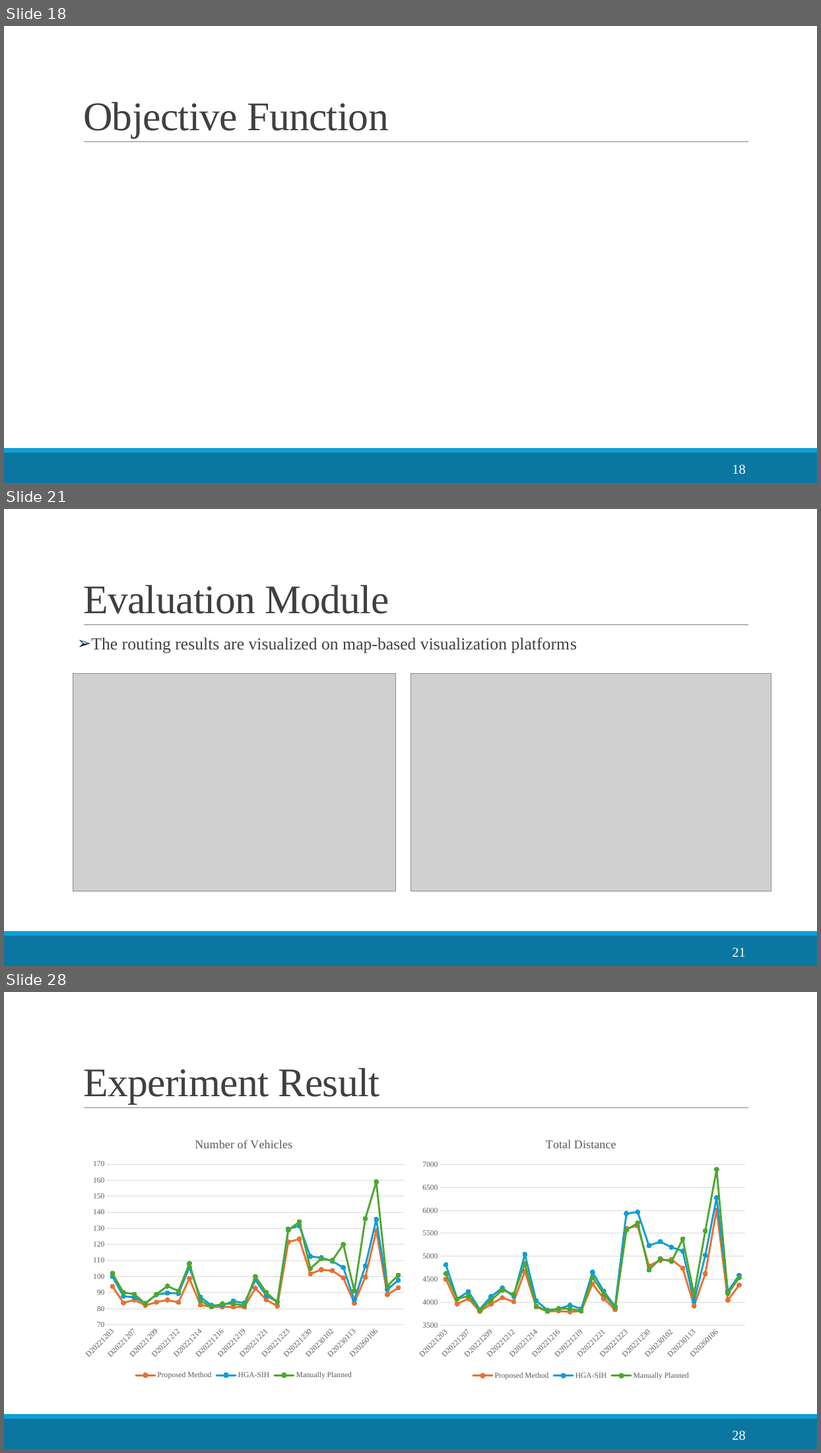
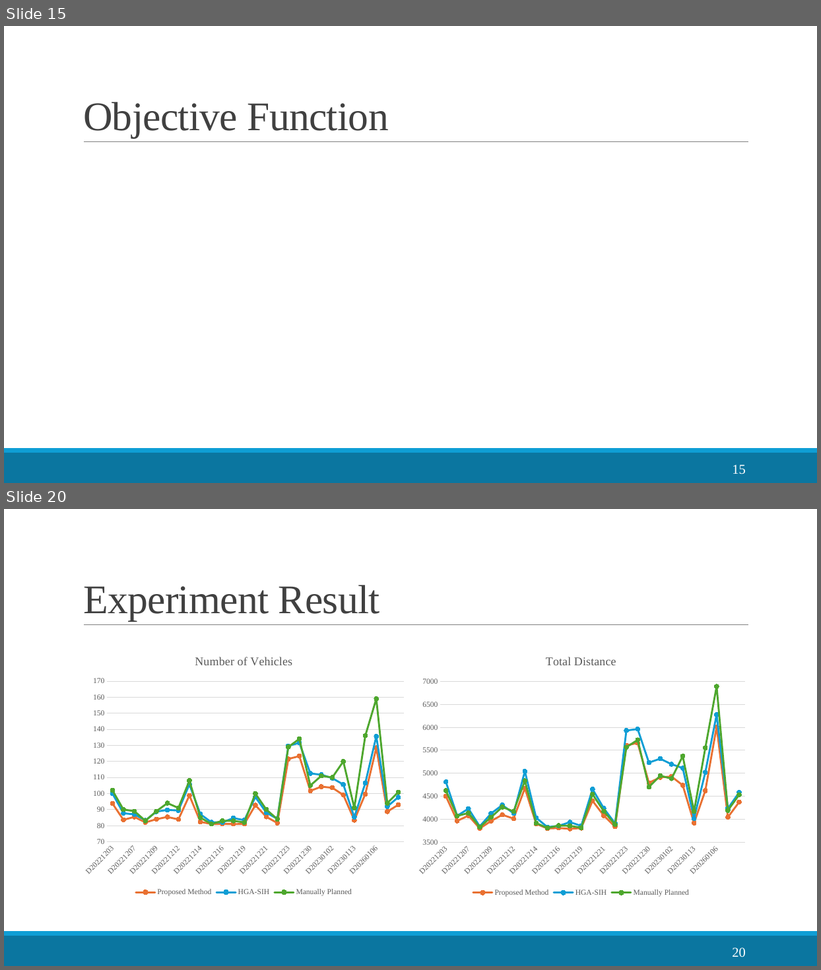
Before and after one commit to LloydGain/114_NTUT_Thesis, a slide deck: docs/thesis/114_楊宏傑_TCSE.pptx. Shown one above the other, each under a label of ours: slides 18, 21 and 28 before the commit, slides 15 and 20 after it; the slides between them are not shown. The pictures are 821x1453 and 821x970 pixels, drawn with LibreOffice and Linux fonts; fonts in the diff are those of the drawing; grey boxes stand for pictures. Boxes give left, top, right and bottom in pixels: in the first picture for what was removed or moved away, otherwise in the second. Text is boxed around its words. In the diff, an @@ line names an element or a change of style, - is before the commit and + after.

```diff
--- a/docs/thesis/114_楊宏傑_TCSE.pptx
+++ b/docs/thesis/114_楊宏傑_TCSE.pptx
@@ slide 21 removed at [4,509,817,966], background #FFFFFF; not listed: 3 template elements that a slide beside it also shows @@
@@ title removed at [83,585,389,614] @@
-Evaluation Module
@@ text removed at [91,638,577,653] @@
-➢ The routing results are visualized on map-based visualization platforms
@@ picture removed at [73,674,395,891] @@
@@ picture removed at [411,674,772,891] @@
@@ page number removed at [732,948,745,957] @@
-21
@@ what was slide 18 is now slide 15 @@
@@ page number at [732,465,745,475]: text changed @@
-18
+15
@@ what was slide 28 is now slide 20 @@
@@ page number at [732,948,745,958]: text changed @@
-28
+20
```
Also in this commit, not shown: 9 slides changed, 4 slides added, 11 other slides removed, 6 other files.
